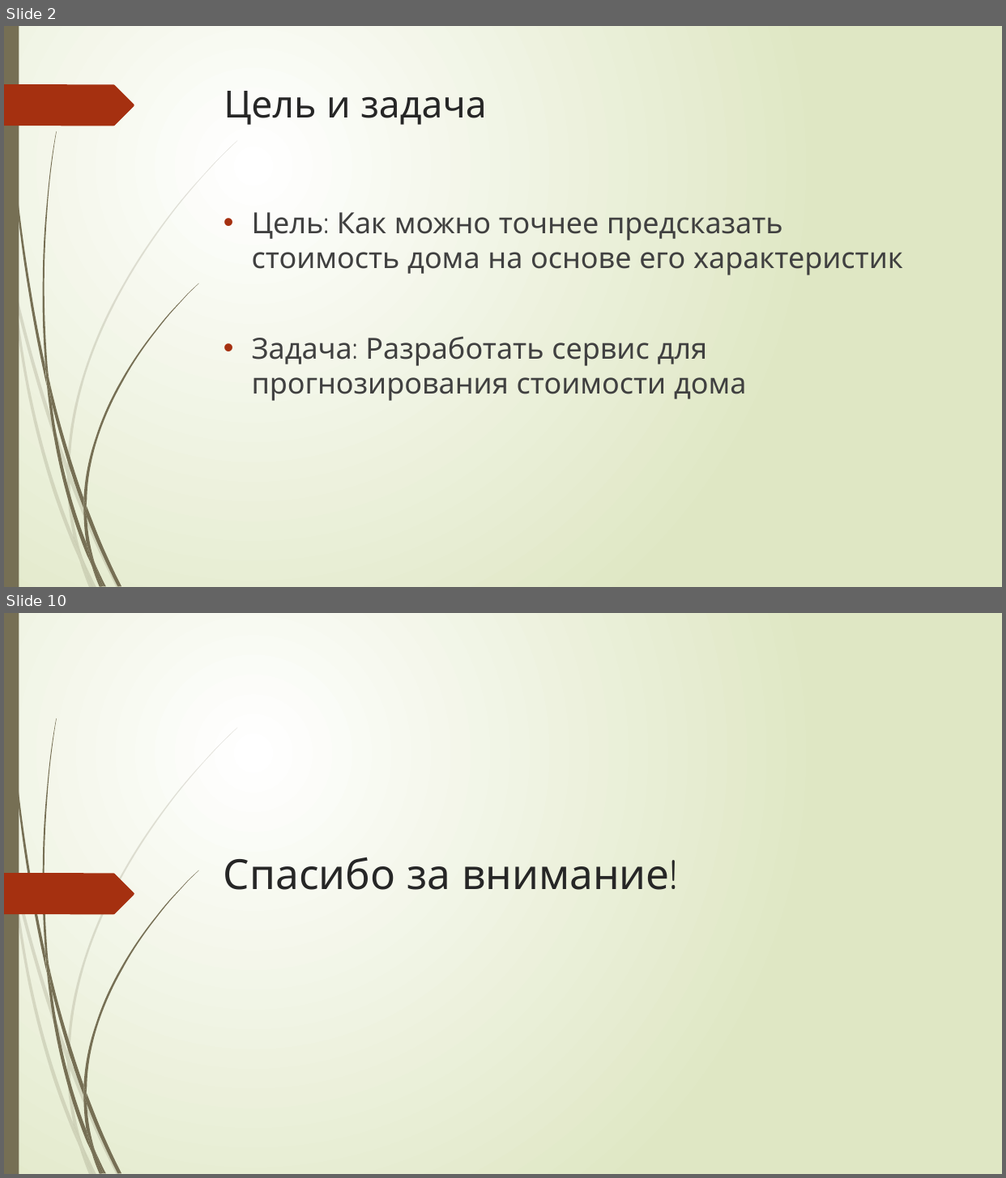
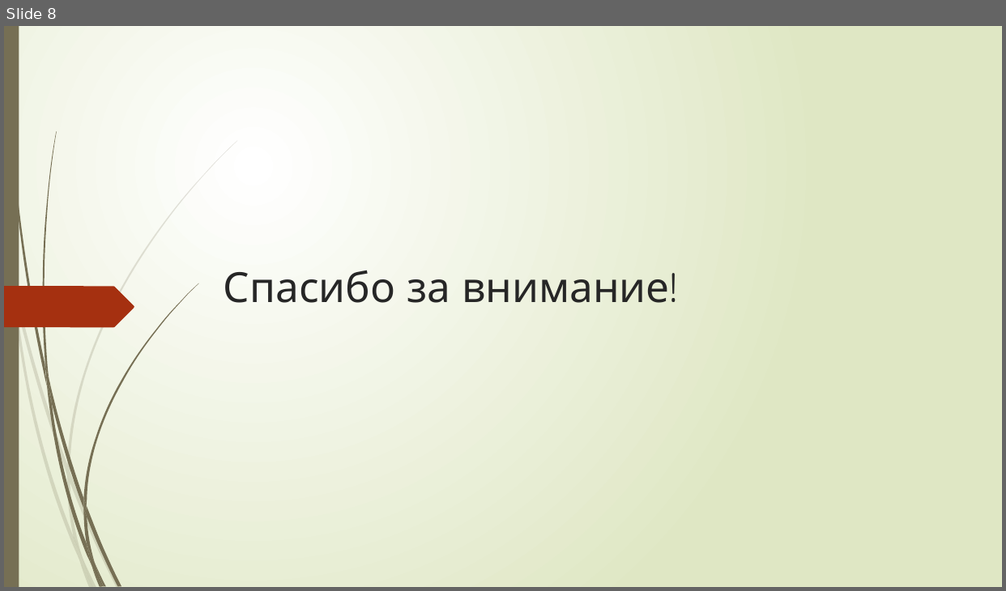
Before and after one commit to tashikk/SF_final_work, a slide deck: Прогнозирование стоимости дома.pptx. Shown one above the other, each under a label of ours: slides 2 and 10 before the commit, slide 8 after it; the slides between them are not shown. The pictures are 1006x1178 and 1006x591 pixels, drawn with LibreOffice and Linux fonts; fonts in the diff are those of the drawing. Boxes give left, top, right and bottom in pixels: in the first picture for what was removed or moved away, otherwise in the second. Text is boxed around its words. In the diff, an @@ line names an element or a change of style, - is before the commit and + after.

```diff
--- a/Прогнозирование стоимости дома.pptx
+++ b/Прогнозирование стоимости дома.pptx
@@ slide 2 removed at (4, 26, 1002, 587), background gradient #FFFFFF to #DFE8C4; not listed: 23 template elements that a slide beside it also shows @@
@@ freeform shape removed at (4, 84, 134, 126) @@
@@ title removed at (224, 91, 486, 125) @@
-Цель и задача
@@ text removed at (252, 212, 903, 401) @@
-• Цель: Как можно точнее предсказать стоимость дома на основе его характеристик
-• Задача: Разработать сервис для прогнозирования стоимости дома
@@ what was slide 10 is now slide 8 @@
```
Also in this commit, not shown: 2 slides changed, 5 slides added, 6 other slides removed.
